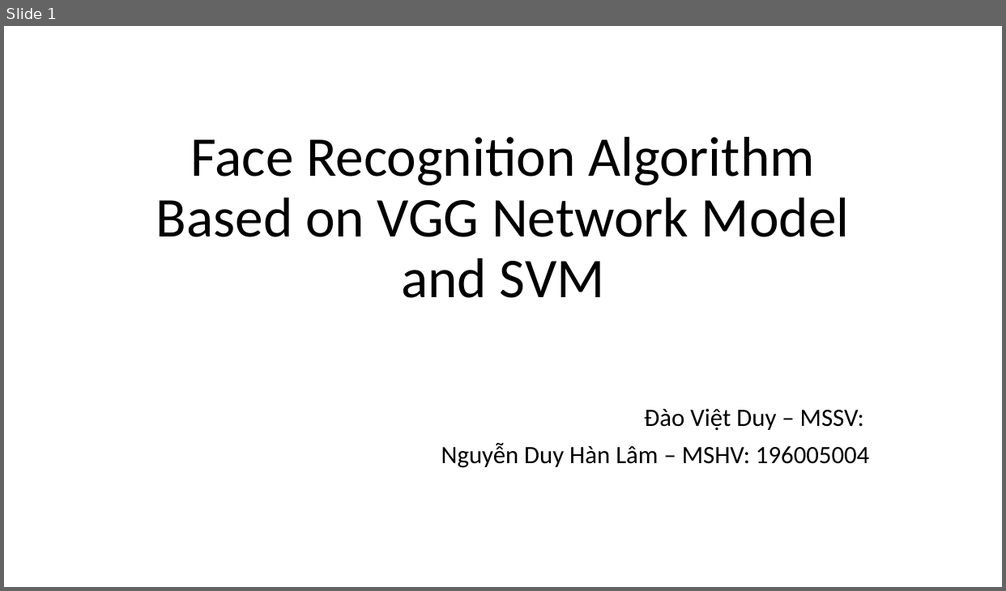
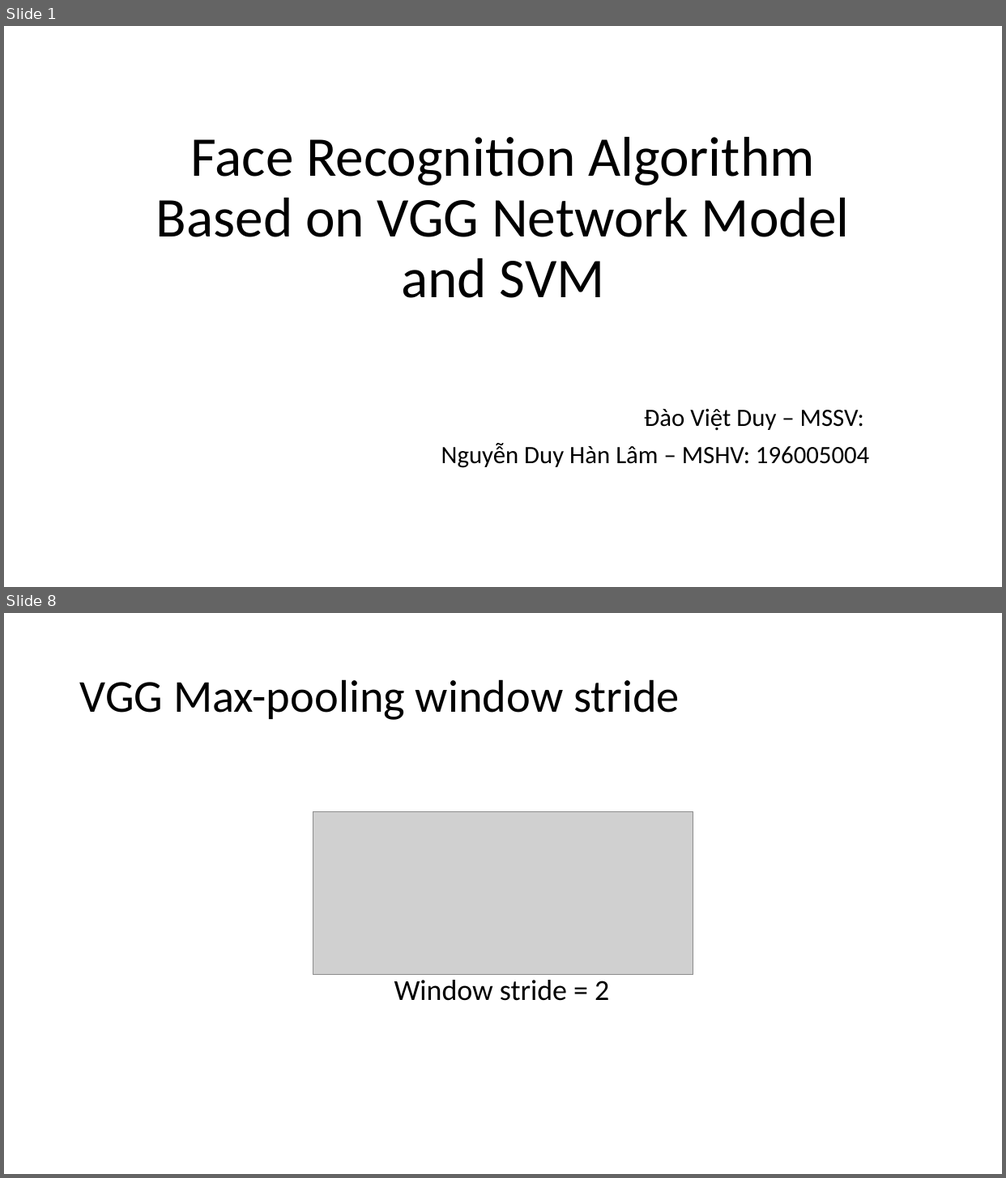
Before and after one commit to nguyenduyhanlam/Computer_vision, a slide deck: Face Recognition Algorithm Based on VGG Network Model.pptx. Shown one above the other, each under a label of ours: slide 1 before the commit, slides 1 and 8 after it; the slides between them are not shown. The pictures are 1006x591 and 1006x1178 pixels, drawn with LibreOffice and Linux fonts; fonts in the diff are those of the drawing; grey boxes stand for pictures. Boxes give left, top, right and bottom in pixels: in the first picture for what was removed or moved away, otherwise in the second. Text is boxed around its words. In the diff, an @@ line names an element or a change of style, - is before the commit and + after.

```diff
--- a/Face Recognition Algorithm Based on VGG Network Model.pptx
+++ b/Face Recognition Algorithm Based on VGG Network Model.pptx
@@ slide 8 added at bbox=[4, 613, 1002, 1174], background #FFFFFF @@
@@ title added at bbox=[80, 679, 680, 720], 44 pt, text #000000 @@
+VGG Max-pooling window stride
@@ picture added at bbox=[313, 812, 692, 975] @@
@@ text added at bbox=[394, 980, 609, 1001], 28 pt, text #000000 @@
+Window stride = 2
```
Also in this commit, not shown: 1 slide changed, 11 other slides added, 1 other file.
